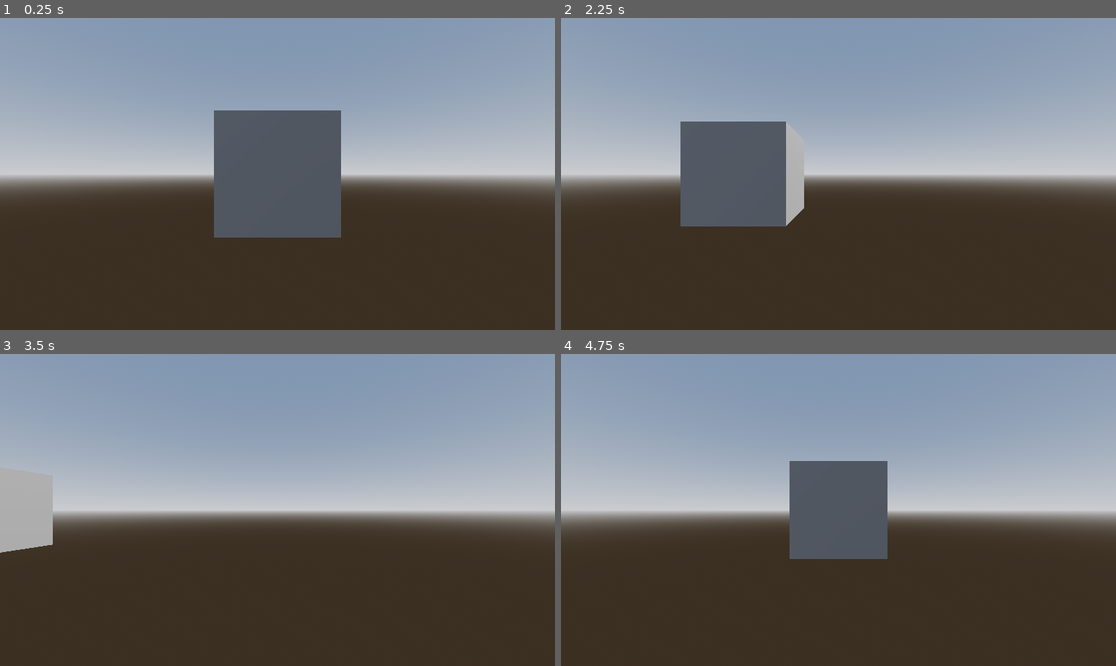
Above: before the commit, frames 1-4 (two rows, left to right).
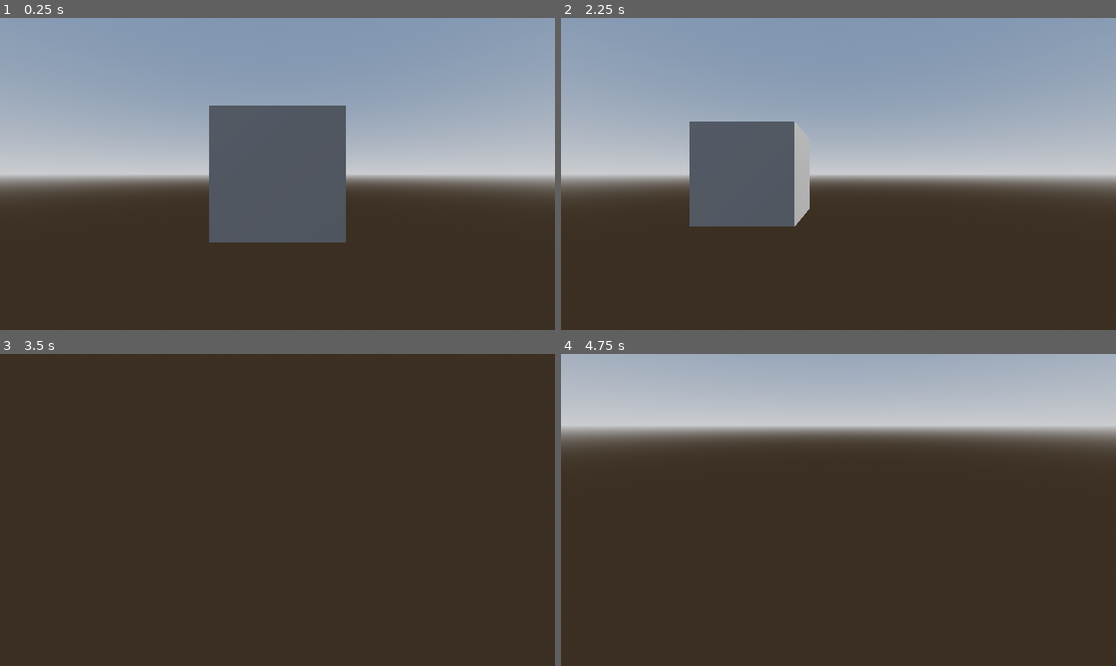
Above: after the commit, the same moments.

Repository: SyntronicZero/freecamtest
Game: Godot game, scene res://scenes/test_scene.tscn
Two runs of this game, one before a commit and one after it. Both use one fixed random seed, a clock stepped at 60 frames per second and the inputs below.
Inputs (mouse positions are in pixels of both pictures, inside the frame that each line leads up to):
- Up to frame 1 (0.25 s): no input
- Up to frame 2 (2.25 s): tap Enter at 0.5 s; move the mouse to (960, 158) at 0.52 s; hold D (Right) 0.53-1.28 s; tap Mouse wheel down (Mouse_Down) at 0.6 s; tap Mouse wheel up (Mouse_Up) at 0.8, 1.35 s; move the mouse to (727, 189) at 1.27 s; hold S (Backward) 1.28-2.03 s; right-click (727, 189) at 1.55 s; tap Space at 2 s; move the mouse to (894, 105) at 2.02 s; hold D (Right) from 2.03 s (still down); hold Right mouse button (Right_Mouse) from 2.03 s (still down)
- Up to frame 3 (3.5 s): tap Mouse wheel down (Mouse_Down) at 2.3 s; move the mouse to (249, 572) at 2.77 s; release D (Right) at 2.78 s; release Right mouse button (Right_Mouse) at 2.78 s; hold W (Forward) from 2.78 s (still down); tap Middle mouse button (Middle_Mouse) at 2.85 s; tap Mouse wheel up (Mouse_Up) at 3.05 s
- Up to frame 4 (4.75 s): move the mouse to (1005, 556) at 3.52 s; release W (Forward) at 3.53 s; hold Right mouse button (Right_Mouse) 3.53-4.28 s; hold A (Left) from 3.53 s (still down); tap Mouse wheel down (Mouse_Down) at 3.6, 4.55 s; move the mouse to (672, 463) at 4.27 s; tap Mouse wheel up (Mouse_Up) at 4.35 s

The runs differ from the first frame. In frame 1, 1.5% of the frame differs, in the area x 37-63%, y 28-72%; in frame 2, 1.2%; in frame 3, 56%; in frame 4, 57%, in the area x 0-100%, y 0-66%.

Commit message:
Walkable cam fully added. May have bugs, needs more testing

Diff:
--- a/camera/free_cam.gd
+++ b/camera/free_cam.gd
@@ -4,6 +4,9 @@
 @onready var camera_rotation_x_node: Node3D = $CameraRotationY/CameraRotationX
 @onready var camera_rotation_y_node: Node3D = $CameraRotationY
 @onready var camera_location_z_node: Node3D = $CameraRotationY/CameraRotationX/CameraLocationZ
+@onready var camera_3d: Camera3D = $SmoothCamera/Camera3D
+
+var cam_basis: Basis
 
 var middle_mouse_pressed: bool = false
 var shift_pressed: bool = false
@@ -24,56 +27,62 @@
 		camera_rotation_x_node.rotation.x = camera_rotation.x
 		camera_rotation_y_node.rotation.y = camera_rotation.y
 
-
-
-# Called when the node enters the scene tree for the first time.
-func _ready() -> void:
-	#zoom = 2
-	pass # Replace with function body.
-
-func _process(delta: float) -> void:
+func _physics_process(delta: float) -> void:
+	if right_mouse_pressed == false:
+		camera_location_z_node.position.z = lerp(camera_location_z_node.position.z, zoom, .1)
+	walk_state("Right_Mouse")
 	if right_mouse_pressed:
 		walk_camera(delta)
-
-func _physics_process(delta: float) -> void:
-	camera_location_z_node.position.z = lerp(camera_location_z_node.position.z, zoom, .1)
-	print(InputEventMouseMotion)
+	#print(InputEventMouseMotion)
 
 func _input(event: InputEvent) -> void:
-	if Input.is_action_just_pressed("Mouse_Up"): #zoom in
+	if Input.is_action_just_pressed("Mouse_Up") and right_mouse_pressed == false: #zoom in
 		zoom -= .2
-	if Input.is_action_just_pressed("Mouse_Down"): #zoom out
+	if Input.is_action_just_pressed("Mouse_Down") and right_mouse_pressed == false: #zoom out
 		zoom += .2
 	middle_mouse_pressed = Input.is_action_pressed("Middle_Mouse")
 	shift_pressed = Input.is_action_pressed("Shift")
 	right_mouse_pressed = Input.is_action_pressed("Right_Mouse")
 	input_dir = Input.get_vector("Left", "Right", "Forward", "Backward")
+	cam_basis = camera_location_z_node.global_basis
+
+
 	#print(input_dir)
 func _unhandled_input(event: InputEvent) -> void:
-	if event is InputEventMouseMotion and middle_mouse_pressed == true and shift_pressed == false: #mouse camera movement
+	if event is InputEventMouseMotion and (middle_mouse_pressed == true or right_mouse_pressed == true) and shift_pressed == false: #mouse camera movement
 		camera_rotation.y += (-event.relative.x * MOUSE_SENSITIVITY)
 		camera_rotation.x += (-event.relative.y * MOUSE_SENSITIVITY)
 		camera_rotation.x = clamp(camera_rotation.x, deg_to_rad(-90), deg_to_rad(90))
-		print("rotating")
+		#print("rotating")
 	if event is InputEventMouseMotion and shift_pressed == true and middle_mouse_pressed == true and right_mouse_pressed == false:
 		pan_camera(event)
-		print("panning")
+		#print("panning")
 
 func pan_camera(event: InputEvent) -> void:
-	var cam_basis = camera_location_z_node.global_basis #gets the global basis of the camera node after the rotations
+	#var cam_basis = camera_location_z_node.global_basis #gets the global basis of the camera node after the rotations
 	var up = cam_basis.y
 	var right= cam_basis.x
 	var movement = -right * event.relative.x * MOUSE_SENSITIVITY * (zoom / 3) #moves object based on the relative x axis
 	movement -= up * -event.relative.y *  MOUSE_SENSITIVITY * (zoom / 3) #moves object based on relative y axis
 	global_translate(movement) #moves the camera
 
+func walk_state(action: String) -> void:
+	var movement: Vector3
+	if Input.is_action_just_pressed("Right_Mouse"): #moves the camera to the center of the root, then moves the whole root back by the zoom level
+		camera_location_z_node.position.z = 0
+		movement = cam_basis.z * zoom
+	elif Input.is_action_just_released("Right_Mouse"): #does the opposite of the above
+		camera_location_z_node.position.z = zoom
+		movement = -cam_basis.z * zoom
+	global_translate(movement)
+	pass
+
 func walk_camera(delta) -> void:
-	var cam_basis = camera_location_z_node.global_basis #gets the global basis of the camera node after the rotations
 	var forward = cam_basis.z
 	var right= cam_basis.x
 	var movement: Vector3
 	movement = forward * input_dir.y * WALK_SPEED * delta
 	movement += right * input_dir.x * WALK_SPEED * delta
-	print(movement)
+	#print(movement)
 	global_translate(movement)
 	pass
--- a/camera/free_cam.tscn
+++ b/camera/free_cam.tscn
@@ -1,6 +1,7 @@
-[gd_scene load_steps=2 format=3 uid="uid://b2ghb5wuku086"]
+[gd_scene load_steps=3 format=3 uid="uid://b2ghb5wuku086"]
 
 [ext_resource type="Script" uid="uid://ksbttoqw3f4h" path="res://camera/free_cam.gd" id="1_upup2"]
+[ext_resource type="Script" uid="uid://bh7b34btwx806" path="res://camera/smooth_camera.gd" id="2_3w2ck"]
 
 [node name="FreeCam" type="Node3D"]
 script = ExtResource("1_upup2")
@@ -9,7 +10,10 @@
 
 [node name="CameraRotationX" type="Node3D" parent="CameraRotationY"]
 
-[node name="CameraLocationZ" type="Node3D" parent="CameraRotationY/CameraRotationX"]
-transform = Transform3D(1, 0, 0, 0, 1, 0, 0, 0, 1, 0, 0, 0.5)
+[node name="CameraLocationZ" type="Marker3D" parent="CameraRotationY/CameraRotationX"]
 
-[node name="Camera3D" type="Camera3D" parent="CameraRotationY/CameraRotationX/CameraLocationZ"]
+[node name="SmoothCamera" type="Node3D" parent="."]
+script = ExtResource("2_3w2ck")
+follow_target = NodePath("../CameraRotationY/CameraRotationX/CameraLocationZ")
+
+[node name="Camera3D" type="Camera3D" parent="SmoothCamera"]
--- /dev/null
+++ b/camera/smooth_camera.gd
@@ -0,0 +1,32 @@
+extends Node3D
+@export var follow_target: NodePath
+
+var target : Node3D
+var update = false
+var gt_prev : Transform3D #gets the previous transform
+var gt_current : Transform3D #gets current transform
+
+func _ready():
+	set_as_top_level(true)
+	target = get_node_or_null(follow_target) #doesnt return error if fails to find node
+	if target == null:
+		target = get_parent()
+	global_transform = target.global_transform
+
+	gt_prev = target.global_transform
+	gt_current = target.global_transform
+
+func update_transform():
+	gt_prev = gt_current
+	gt_current = target.global_transform
+
+func _process(_delta):
+	if update:
+		update_transform()
+		update = false
+
+	var f = clamp(Engine.get_physics_interpolation_fraction(), 0, 1)
+	global_transform = gt_prev.interpolate_with(gt_current, f)
+
+func _physics_process(_delta):
+	update = true
--- a/project.godot
+++ b/project.godot
@@ -13,7 +13,7 @@
 config/name="FreeCamTest"
 run/main_scene="uid://qfl0pef3l7bb"
 config/features=PackedStringArray("4.4", "Forward Plus")
-run/max_fps=75
+run/max_fps=60
 config/icon="res://icon.svg"
 
 [input]
Not shown, added: camera/smooth_camera.gd.uid
